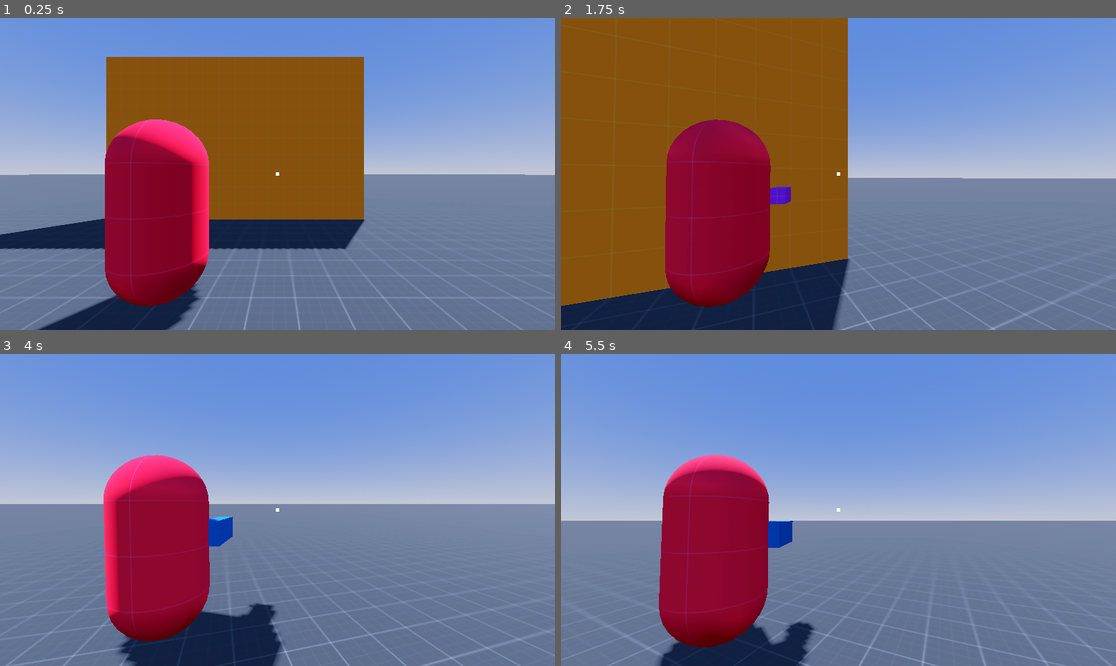
Above: before the commit, frames 1-4 (two rows, left to right).
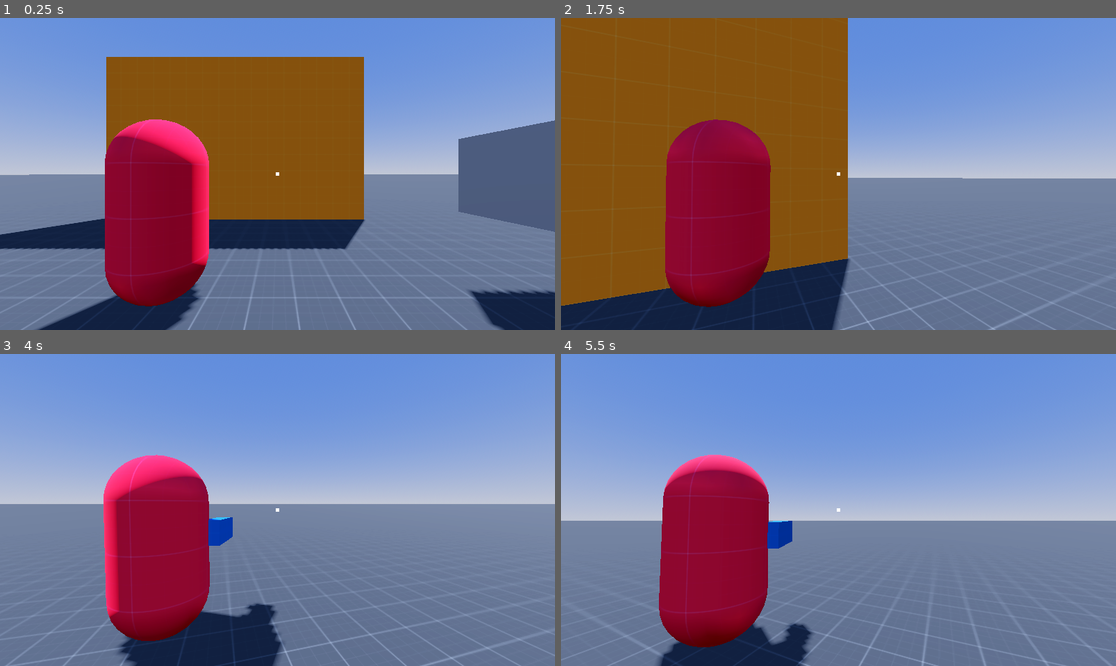
Above: after the commit, the same moments.

Repository: brunodb3/project-x
Game: Godot game, scene res://world.tscn
The game is run twice, just before and just after one commit, with the same random seed, the same clock (stepped at 60 frames per second) and the same inputs.
Inputs (mouse positions are in pixels of both pictures, inside the frame that each line leads up to):
- Up to frame 1 (0.25 s): no input
- Up to frame 2 (1.75 s): tap Enter at 0.5 s; move the mouse to (866, 174) at 0.52 s; hold Right mouse button (aim) 0.53-1.28 s; hold W (move_forward) from 0.53 s (still down); tap Space (jump) at 0.77, 1.52 s; tap Tab (holster, bound only after the commit) at 0.8, 1.35 s; move the mouse to (810, 174) at 1.27 s; tap H (holster, bound only before the commit) at 1.55 s
- Up to frame 3 (4 s): keep holding W (move_forward); move the mouse to (288, 503) at 2.02 s; hold Shift (run) 2.03-2.78 s; tap H (holster, bound only before the commit) at 2.1 s; move the mouse to (271, 516) at 2.77 s; tap Shift (run) at 2.85 s; tap Space (jump) at 3.02, 3.77 s; tap 1 (select_weapon_1) at 3.05, 3.6 s; move the mouse to (316, 513) at 3.52 s; tap 2 (select_weapon_2) at 3.8 s
- Up to frame 4 (5.5 s): keep holding W (move_forward); move the mouse to (794, 506) at 4.27 s; tap 2 (select_weapon_2) at 4.35 s; tap Space (jump) at 4.52 s; click (794, 506) at 4.55 s; move the mouse to (844, 510) at 5.02 s; press the mouse at (844, 510) at 5.03 s; right-click (844, 510) at 5.3 s

The runs differ from the first frame. In frame 1, 6.8% of the frame differs, in the area x 82-100%, y 32-100%; in frame 2, 0.2%; in frame 3, less than 0.1%; in frame 4, less than 0.1%.

Commit message:
feat: Improvements on the shooting mechanics
closes #9 , closes #10 , closes #6

Diff:
--- /dev/null
+++ b/decals/bullet_hit/bullet_hit.gd
@@ -0,0 +1,4 @@
+extends Node3D
+
+func _on_timer_timeout():
+	queue_free()
--- /dev/null
+++ b/decals/bullet_hit/bullet_hit.tscn
@@ -0,0 +1,18 @@
+[gd_scene load_steps=3 format=3 uid="uid://ch32to7rdp4iu"]
+
+[ext_resource type="Script" path="res://decals/bullet_hit/bullet_hit.gd" id="1_535o0"]
+[ext_resource type="Texture2D" uid="uid://brawthtmvnons" path="res://assets/images/gun_hit_decal.png" id="2_5drvh"]
+
+[node name="BulletHit" type="Node3D"]
+script = ExtResource("1_535o0")
+
+[node name="Decal" type="Decal" parent="."]
+size = Vector3(0.3, 0.3, 0.3)
+texture_albedo = ExtResource("2_5drvh")
+
+[node name="Timer" type="Timer" parent="."]
+wait_time = 2.0
+one_shot = true
+autostart = true
+
+[connection signal="timeout" from="Timer" to="." method="_on_timer_timeout"]
--- a/interface/crosshairs/crosshairs.tscn
+++ b/interface/crosshairs/crosshairs.tscn
@@ -1,6 +1,6 @@
-[gd_scene load_steps=2 format=3 uid="uid://dh8m23p5xb4b1"]
+[gd_scene load_steps=2 format=3]
 
-[ext_resource type="Texture2D" uid="uid://b2q1fwhiabcfw" path="res://assets/single_white_pixel.png" id="1_om1nx"]
+[ext_resource type="Texture2D" uid="uid://b2q1fwhiabcfw" path="res://assets/images/single_white_pixel.png" id="1_om1nx"]
 
 [node name="Crosshairs" type="Control"]
 layout_mode = 3
--- a/player/camera.gd
+++ b/player/camera.gd
@@ -44,8 +44,12 @@
 	var input = Input.get_vector("move_left", "move_right", "move_forward", "move_backward")
 	var v_direction = input.rotated(-h_rotation).normalized()
 
-	if v_direction and not Input.is_action_pressed("aim"):
+	if v_direction and not Input.is_action_pressed("aim") and not Hand.equippedWeapon:
 		Skeleton.rotation.y = lerp_angle(Skeleton.rotation.y, atan2(-v_direction.x, -v_direction.y), delta * AngularAcceleration)
+
+	if Hand.equippedWeapon:
+		Hand.rotation.x = lerp_angle(Hand.rotation.x, v_rotation, delta * AngularAcceleration)
+		Skeleton.rotation.y = lerp_angle(Skeleton.rotation.y, h_rotation, delta * AngularAcceleration)
 
 	if Input.is_action_pressed("aim"):
 		var tween = get_tree().create_tween()
--- a/player/holster.gd
+++ b/player/holster.gd
@@ -30,6 +30,7 @@
 
 	if equippedWeapon:
 		equippedWeapon.queue_free()
+		equippedWeapon = null
 	else:
 		equip_selected_weapon()
 
@@ -40,6 +41,7 @@
 		# @todo: if equipped weapon is same as selected, then we queue_free
 		# otherwise, we queue_free and then equip selected
 		equippedWeapon.queue_free()
+		equippedWeapon = null
 
 	equip_selected_weapon()
 
--- a/project.godot
+++ b/project.godot
@@ -69,7 +69,7 @@
 }
 holster={
 "deadzone": 0.5,
-"events": [Object(InputEventKey,"resource_local_to_scene":fa …(140 unchanged characters)… d":false,"keycode":0,"physical_keycode":72,"key_label":0,"unicode":104,"echo":false,"script":null)
+"events": [Object(InputEventKey,"resource_local_to_scene":fa …(140 unchanged characters)… d":false,"keycode":0,"physical_keycode":4194306,"key_label":0,"unicode":0,"echo":false,"script":null)
 ]
 }
 select_weapon_1={
--- a/weapons/pistol/pistol.tscn
+++ b/weapons/pistol/pistol.tscn
@@ -1,14 +1,20 @@
-[gd_scene load_steps=4 format=3 uid="uid://door44nhxqenx"]
+[gd_scene load_steps=5 format=3 uid="uid://cwkglxbtbxi5q"]
 
 [ext_resource type="Script" path="res://weapons/weapon.gd" id="1_iu3o5"]
 [ext_resource type="Material" uid="uid://brjh47adk3300" path="res://materials/purple/regular.tres" id="1_mnngb"]
+[ext_resource type="AudioStream" uid="uid://c2twlt41afup3" path="res://assets/sounds/single_gun_fire.mp3" id="2_1huel"]
 
 [sub_resource type="BoxMesh" id="BoxMesh_fd26n"]
 size = Vector3(0.2, 0.2, 0.3)
 
-[node name="Pistol" type="Node3D" node_paths=PackedStringArray("AimCast")]
+[node name="Pistol" type="Node3D" node_paths=PackedStringArray("AimCast", "GunMesh", "AudioShoot")]
 script = ExtResource("1_iu3o5")
 AimCast = NodePath("Muzzle/RayCast3D")
+GunMesh = NodePath("MeshInstance3D")
+AudioShoot = NodePath("AudioStreamPlayer")
+
+[node name="AudioStreamPlayer" type="AudioStreamPlayer" parent="."]
+stream = ExtResource("2_1huel")
 
 [node name="MeshInstance3D" type="MeshInstance3D" parent="."]
 material_override = ExtResource("1_mnngb")
--- a/weapons/rifle/rifle.tscn
+++ b/weapons/rifle/rifle.tscn
@@ -1,14 +1,22 @@
-[gd_scene load_steps=4 format=3 uid="uid://fwiep5dqo704"]
+[gd_scene load_steps=5 format=3 uid="uid://dkv2oody5dj8t"]
 
 [ext_resource type="Script" path="res://weapons/weapon.gd" id="1_cvjaj"]
 [ext_resource type="Material" uid="uid://caquxkxcvbqpb" path="res://materials/blue/regular.tres" id="1_j6gko"]
+[ext_resource type="AudioStream" uid="uid://cskb6wj3t7mu5" path="res://assets/sounds/9mm_gun_fire.mp3" id="2_jd17k"]
 
 [sub_resource type="BoxMesh" id="BoxMesh_egu85"]
 size = Vector3(0.2, 0.3, 0.7)
 
-[node name="Rifle" type="Node3D" node_paths=PackedStringArray("AimCast")]
+[node name="Rifle" type="Node3D" node_paths=PackedStringArray("AimCast", "GunMesh", "AudioShoot")]
 script = ExtResource("1_cvjaj")
 AimCast = NodePath("Muzzle/RayCast3D")
+GunMesh = NodePath("MeshInstance3D")
+AudioShoot = NodePath("AudioStreamPlayer")
+IsAutomatic = true
+
+[node name="AudioStreamPlayer" type="AudioStreamPlayer" parent="."]
+stream = ExtResource("2_jd17k")
+volume_db = -6.0
 
 [node name="MeshInstance3D" type="MeshInstance3D" parent="."]
 material_override = ExtResource("1_j6gko")
--- a/weapons/weapon.gd
+++ b/weapons/weapon.gd
@@ -3,14 +3,46 @@
 extends Node3D
 
 @export var AimCast: RayCast3D
+@export var GunMesh: MeshInstance3D
+@export var AudioShoot: AudioStreamPlayer
+
+@export var IsAutomatic := false
+@export var RecoilTimer := 0.10
+@export var RecoilZPosition := 0.10
+
+@onready var BulletDecal := preload("res://decals/bullet_hit/bullet_hit.tscn")
+
+var recoil_tween: Tween
 
 func _physics_process(_delta: float) -> void:
-	if Input.is_action_just_pressed("shoot"):
-		shoot()
+	if recoil_tween:
+		if not recoil_tween.is_running():
+			if IsAutomatic and Input.is_action_pressed("shoot"):
+				shoot()
+			elif Input.is_action_just_pressed("shoot"):
+				shoot()
+	else:
+		if IsAutomatic and Input.is_action_pressed("shoot"):
+			shoot()
+		elif Input.is_action_just_pressed("shoot"):
+			shoot()
 
 func shoot() -> void:
-	if AimCast.get_collider():
-		print("Collider: ", AimCast.get_collider())
+	animate_recoil()
+	AudioShoot.play()
 
-	if AimCast.is_colliding():
-		print("Weapon hit!")
+	var collider = AimCast.get_collider()
+
+	if collider:
+		# @todo: figure out why the decal doesn't show on the walls, only on the floor
+		var decal = BulletDecal.instantiate()
+		collider.add_child(decal)
+
+		decal.transform.origin = AimCast.get_collision_point()
+		decal.look_at(AimCast.get_collision_point() + AimCast.get_collision_normal(), Vector3.UP)
+
+func animate_recoil() -> void:
+	recoil_tween = get_tree().create_tween()
+
+	recoil_tween.tween_property(GunMesh, "position", Vector3(0, 0, RecoilZPosition), RecoilTimer)
+	recoil_tween.tween_property(GunMesh, "position", Vector3.ZERO, RecoilTimer)
--- a/world.tscn
+++ b/world.tscn
@@ -18,6 +18,8 @@
 tonemap_mode = 2
 glow_enabled = true
 
+[sub_resource type="BoxMesh" id="BoxMesh_bxgpb"]
+
 [node name="World" type="Node3D"]
 
 [node name="DirectionalLight3D" type="DirectionalLight3D" parent="."]
@@ -31,11 +33,13 @@
 
 [node name="Player" parent="." instance=ExtResource("2_tmc3i")]
 
-[node name="LevelPrototype" type="Node" parent="."]
-
-[node name="CSGBox3D" type="CSGBox3D" parent="LevelPrototype"]
+[node name="CSGBox3D" type="CSGBox3D" parent="."]
 transform = Transform3D(1, 0, 0, 0, 1, 0, 0, 0, 1, 0, 2.5, -4.149)
 material_override = ExtResource("3_71wsu")
 use_collision = true
 collision_mask = 0
 size = Vector3(7.90716, 5, 0.430238)
+
+[node name="MeshInstance3D" type="MeshInstance3D" parent="."]
+transform = Transform3D(1, 0, 0, 0, 1, 0, 0, 0, 1, 4.289, 1.3807, 0)
+mesh = SubResource("BoxMesh_bxgpb")
Binary file added: assets/images/gun_hit_decal.png
Not shown, changed: assets/images/gun_hit_decal.png.import
Renamed: assets/single_white_pixel.png -> assets/images/single_white_pixel.png
Not shown, added: assets/images/single_white_pixel.png.import
Not shown, added: assets/sounds/9mm_gun_fire.mp3.import
Not shown, added: assets/sounds/single_gun_fire.mp3.import
Not shown: 1 places in player/player.tscn that only renumber resources
Not shown: 1 places in world.tscn that only renumber resources
Not shown, added: assets/sounds/9mm_gun_fire.mp3
Not shown, added: assets/sounds/single_gun_fire.mp3
